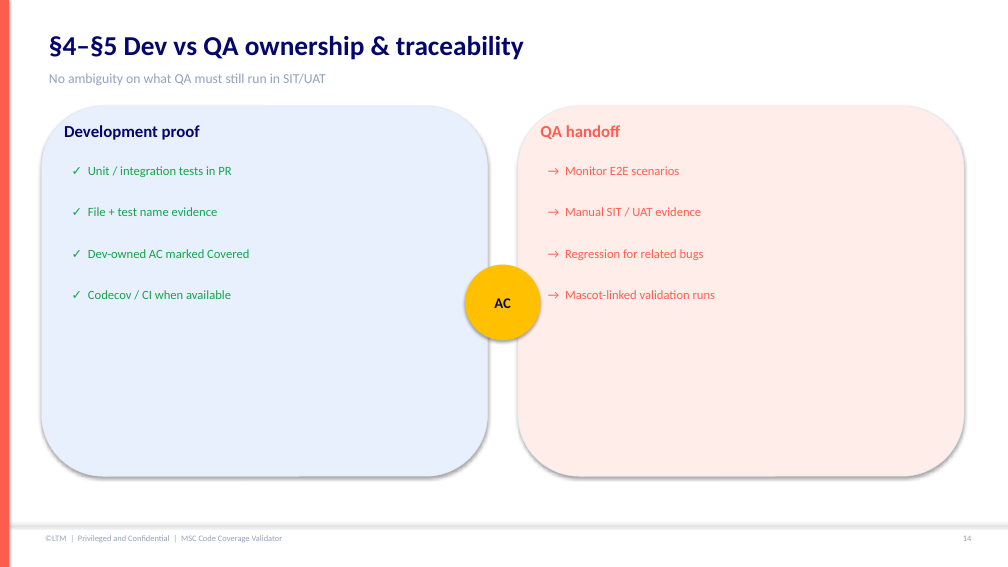
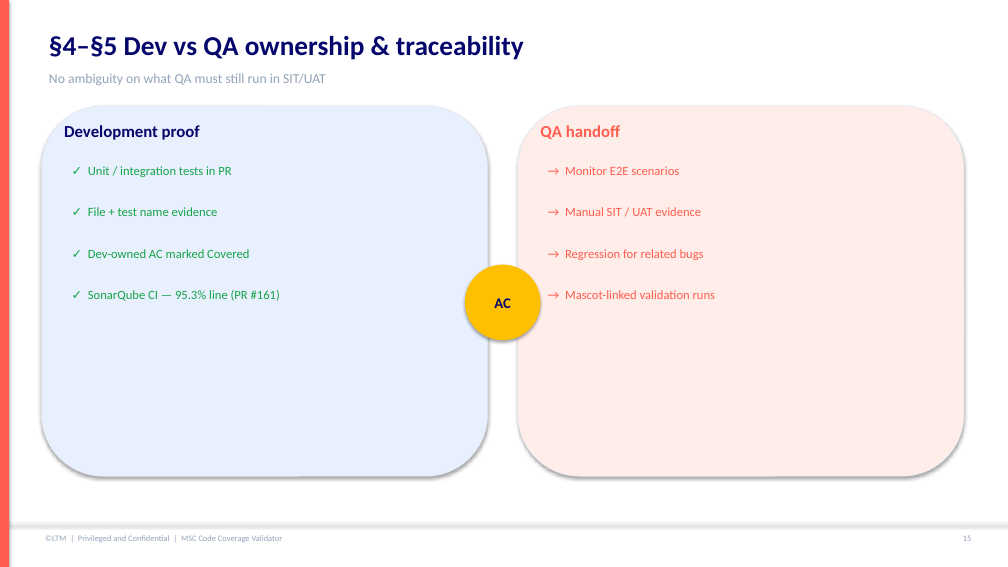
Before and after one commit to mgunjal11/pegasus-qa-agents-lab-copy, a slide deck: slide 16 of docs/MSC-Code-Coverage-Validator-Guide.pptx (slide 15 before the commit). Drawn at 1008x567 pixels with LibreOffice and Linux fonts; fonts in the diff are those of the drawing. Boxes give left, top, right and bottom in pixels: in the first picture for what was removed or moved away, otherwise in the second. Text is boxed around its words. In the diff, an @@ line names an element or a change of style, - is before the commit and + after.

```diff
--- a/docs/MSC-Code-Coverage-Validator-Guide.pptx
+++ b/docs/MSC-Code-Coverage-Validator-Guide.pptx
@@ text at bbox=[88, 290, 280, 301]: text changed @@
-✓ Codecov / CI when available
+✓ SonarQube CI — 95.3% line (PR #161)
```
Also in this commit, not shown: 15 other slides changed, 1 slide added, 13 other files.
